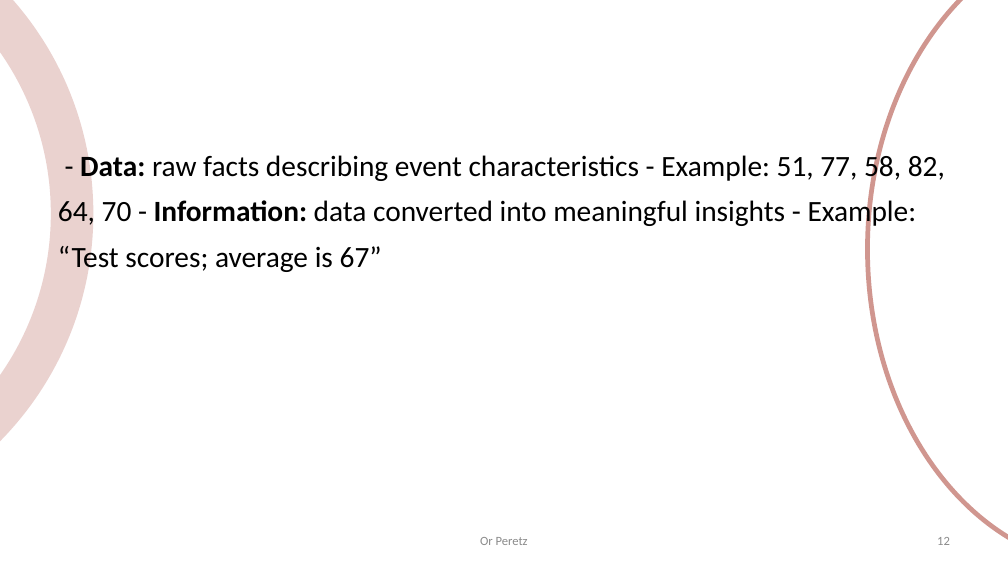
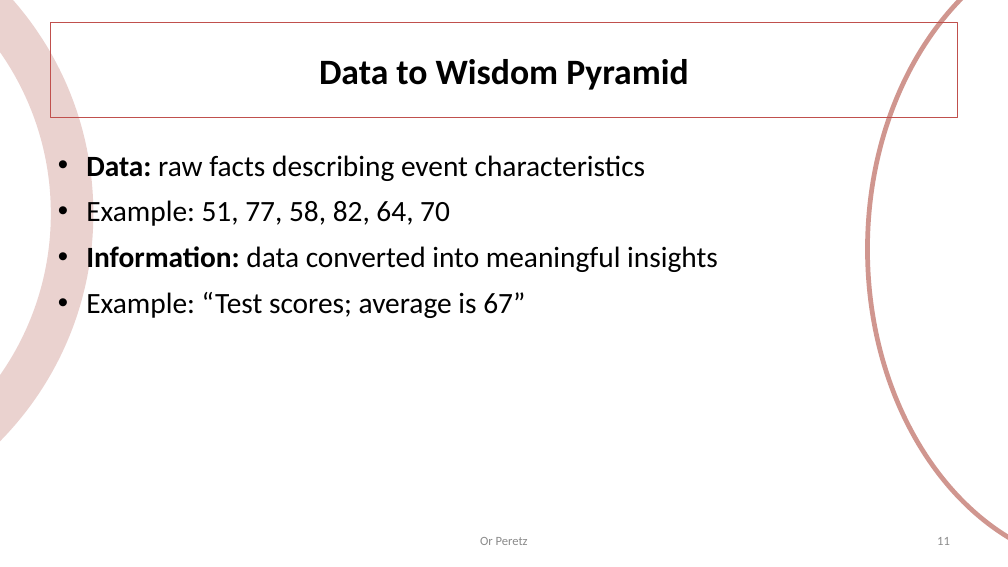
Before and after one commit to OrPerets/data-engineering-course, a slide deck: slide 11 of build/01-introduction.pptx (slide 12 before the commit). Drawn at 1008x567 pixels with LibreOffice and Linux fonts; fonts in the diff are those of the drawing. Boxes give left, top, right and bottom in pixels: in the first picture for what was removed or moved away, otherwise in the second. Text is boxed around its words. In the diff, an @@ line names an element or a change of style, - is before the commit and + after.

```diff
--- a/build/01-introduction.pptx
+++ b/build/01-introduction.pptx
@@ title added at (x1=51, y1=23, x2=958, y2=117), fill #FFFFFF, outline #C0504D 1 pt, 34 pt, text #000000, bold @@
+Data to Wisdom Pyramid
@@ text at (x1=86, y1=151, x2=718, y2=318): text changed @@
-- Data: raw facts describing event characteristics - Example: 51, 77, 58, 82, 64, 70 - Information: data converted into meaningful insights - Example: “Test scores; average is 67”
+• Data: raw facts describing event characteristics
+• Example: 51, 77, 58, 82, 64, 70
+• Information: data converted into meaningful insights
+• Example: “Test scores; average is 67”
```
Also in this commit, not shown: 13 other slides changed, 1 other file.
